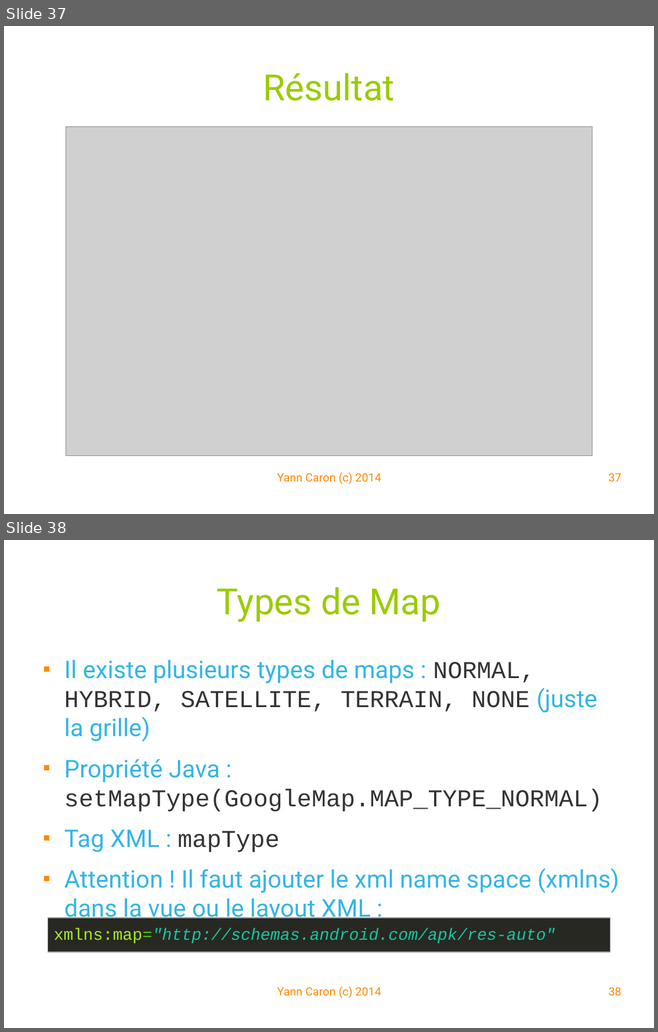
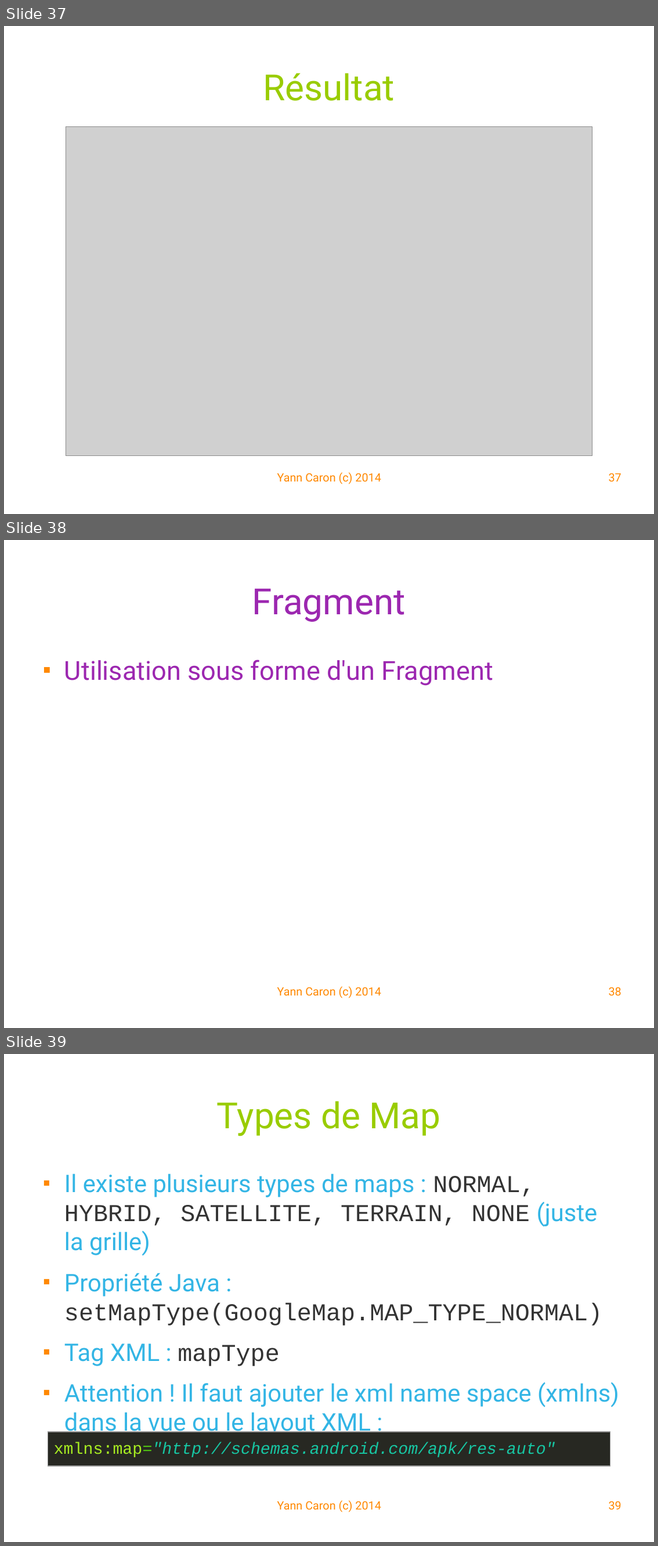
Before and after one commit to YannCaron/Android-ENSG, a slide deck: 05 - Google Map.odp. Shown one above the other, each under a label of ours: slides 37 and 38 before the commit, slides 37, 38 and 39 after it. The pictures are 658x1032 and 658x1546 pixels, drawn with LibreOffice and Linux fonts; fonts in the diff are those of the drawing; grey boxes stand for pictures; background and template pictures are left out. Boxes give left, top, right and bottom in pixels: in the first picture for what was removed or moved away, otherwise in the second. Text is boxed around its words. In the diff, an @@ line names an element or a change of style, - is before the commit and + after.

```diff
--- a/05 - Google Map.odp
+++ b/05 - Google Map.odp
@@ slide 38 added at (x1=4, y1=540, x2=654, y2=1028), background #FFFFFF @@
@@ title added at (x1=252, y1=589, x2=405, y2=622), 44 pt, text #9C27B0 @@
+Fragment
@@ text added at (x1=64, y1=659, x2=493, y2=686), 32 pt, text #9C27B0 @@
+■ Utilisation sous forme d'un Fragment
@@ text added at (x1=277, y1=986, x2=380, y2=998), 14 pt, text #FF8800 @@
+Yann Caron (c) 2014
@@ page number added at (x1=608, y1=987, x2=621, y2=996), 14 pt, text #FF8800 @@
+38
@@ what was slide 38 is now slide 39 @@
@@ page number at (x1=608, y1=1501, x2=621, y2=1510): text changed @@
-38
+39
```
Also in this commit, not shown: 13 slides changed, 13 other files.
